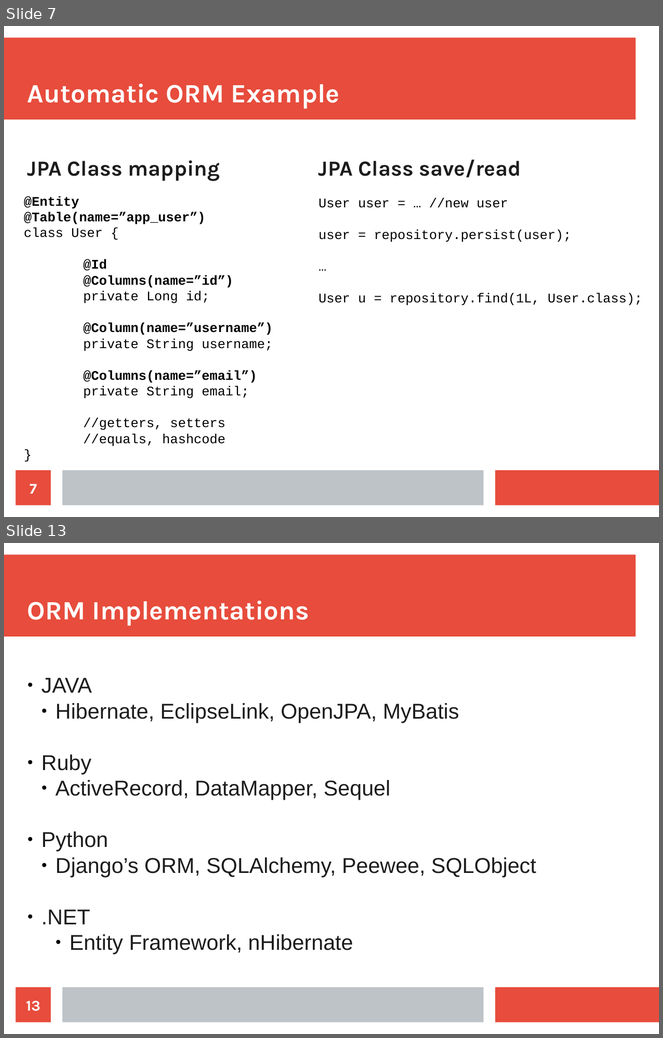
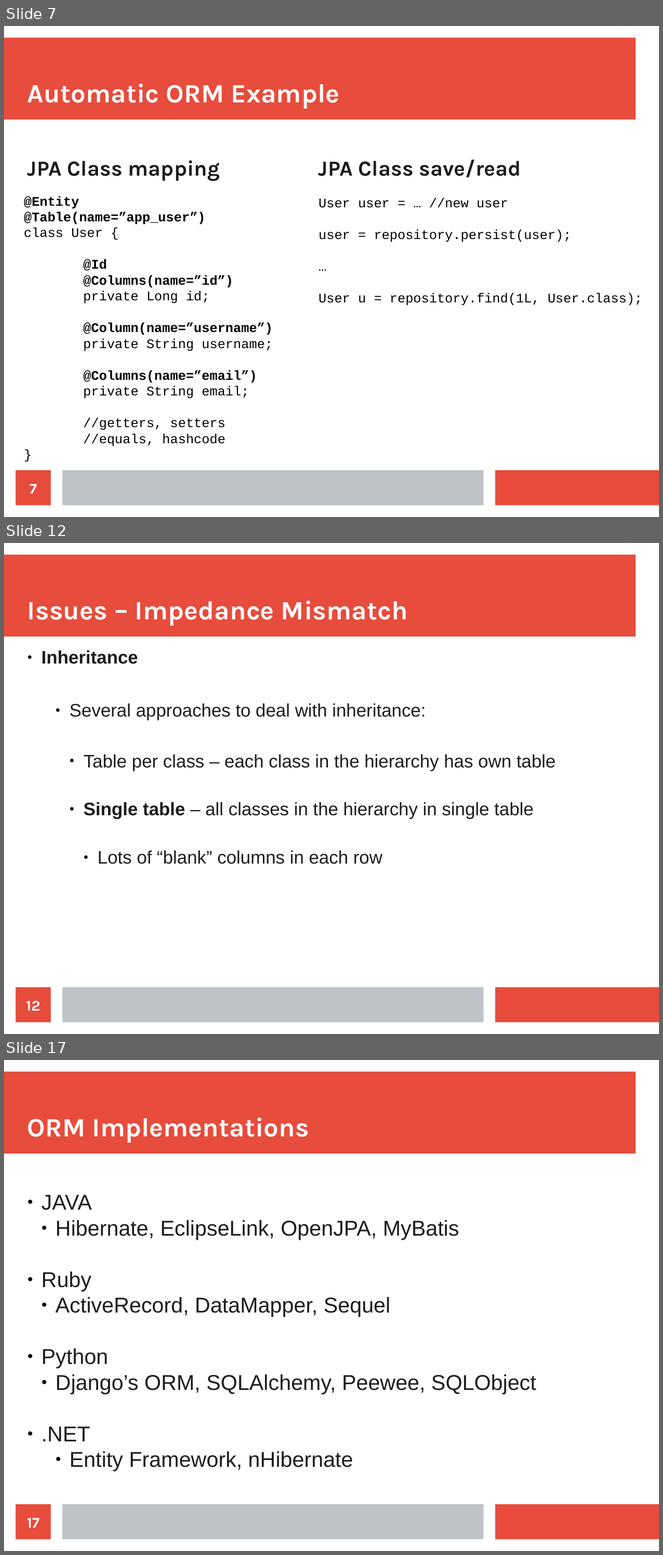
Before and after one commit to maxotta/pia-labs, a slide deck: lectures/persistence.odp. Shown one above the other, each under a label of ours: slides 7 and 13 before the commit, slides 7, 12 and 17 after it; the slides between them are not shown. The pictures are 663x1038 and 663x1555 pixels, drawn with LibreOffice and Linux fonts; fonts in the diff are those of the drawing. Boxes give left, top, right and bottom in pixels: in the first picture for what was removed or moved away, otherwise in the second. Text is boxed around its words. In the diff, an @@ line names an element or a change of style, - is before the commit and + after.

```diff
--- a/lectures/persistence.odp
+++ b/lectures/persistence.odp
@@ slide 12 added at <box>4,543,659,1034</box>, background #FFFFFF; not listed: 3 template elements that a slide beside it also shows @@
@@ title added at <box>27,601,408,626</box>, 32 pt, text #FFFFFF, bold @@
+Issues – Impedance Mismatch
@@ text added at <box>41,650,556,864</box>, 22 pt, text #1C1C1C @@
+● Inheritance
+    ● Several approaches to deal with inheritance:
+      ● Table per class – each class in the hierarchy has own table
+      ● Single table – all classes in the hierarchy in single table
+        ● Lots of “blank” columns in each row
@@ page number added at <box>16,988,51,1023</box>, fill #E74C3C, 18 pt, text #FFFFFF, bold @@
+12
@@ what was slide 13 is now slide 17 @@
@@ page number at <box>27,1518,39,1528</box>: text changed @@
-13
+17
```
Also in this commit, not shown: 3 slides changed, 15 other slides added, 2 slides removed.
